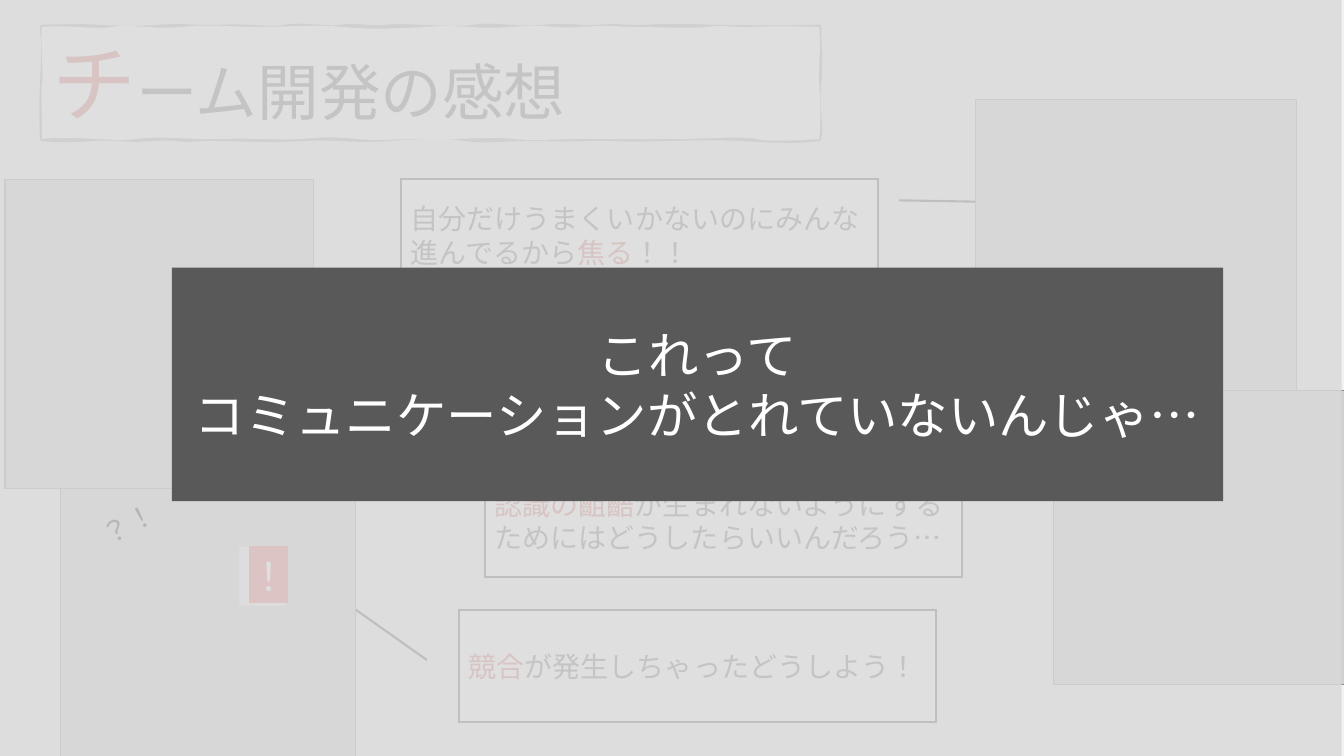
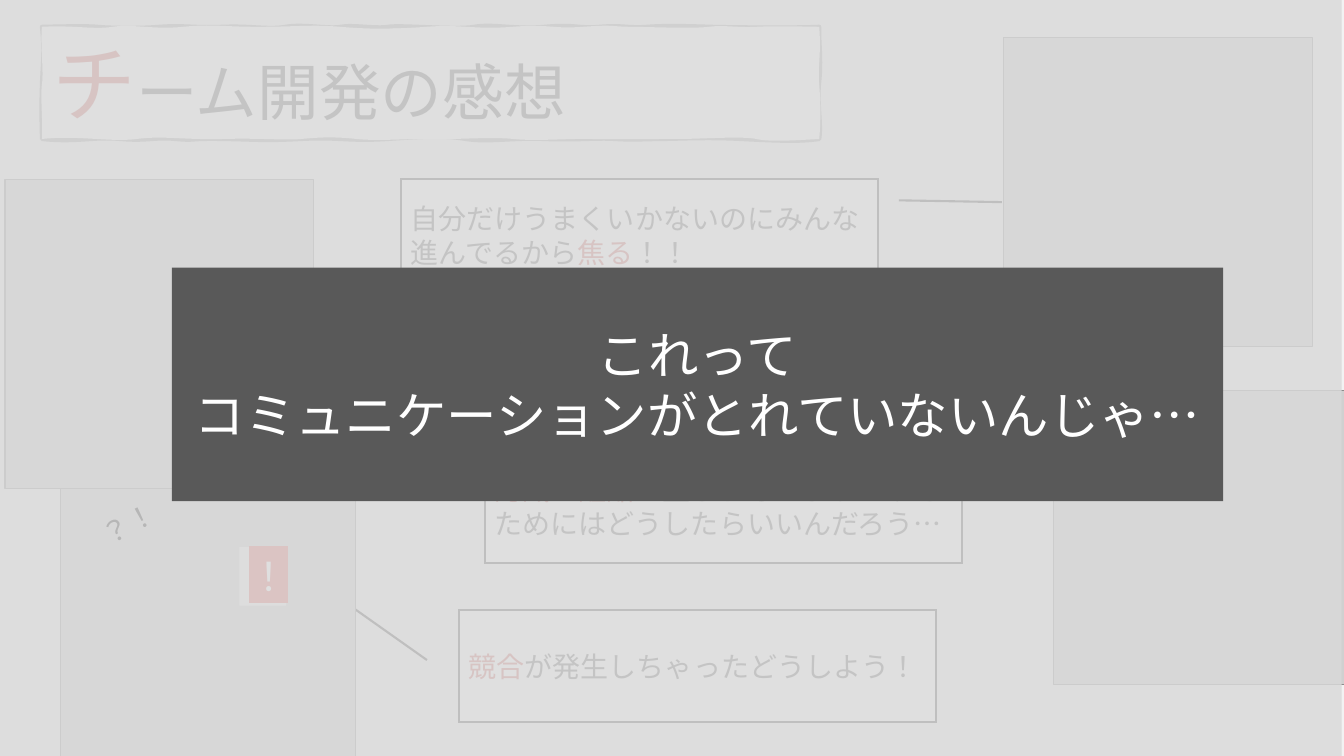
Before and after one commit to DOJO-2021/C-2, a slide deck: slide 22 of documents/SkyNHプレゼンテーションひな形4.pptx (slide 23 before the commit). Drawn at 1344x756 pixels with LibreOffice and Linux fonts; fonts in the diff are those of the drawing; grey boxes stand for pictures. Boxes give left, top, right and bottom in pixels: in the first picture for what was removed or moved away, otherwise in the second. Text is boxed around its words. In the diff, an @@ line names an element or a change of style, - is before the commit and + after.

```diff
--- a/documents/SkyNHプレゼンテーションひな形4.pptx
+++ b/documents/SkyNHプレゼンテーションひな形4.pptx
@@ picture: place and size @@
-picture at <box>976,100,1297,420</box>
+picture at <box>1004,38,1313,347</box>
@@ border callout "認識の齟齬が生まれないようにするためにはどうしたらいいんだろう…": place and size @@
-border callout "認識の齟齬が生まれないようにするためにはどうしたらいいんだろう…" at <box>485,465,963,577</box>
+border callout "認識の齟齬が生まれないようにするためにはどうしたらいいんだろう…" at <box>485,451,963,563</box>
```
Also in this commit, not shown: 12 other slides changed, 1 slide removed.
